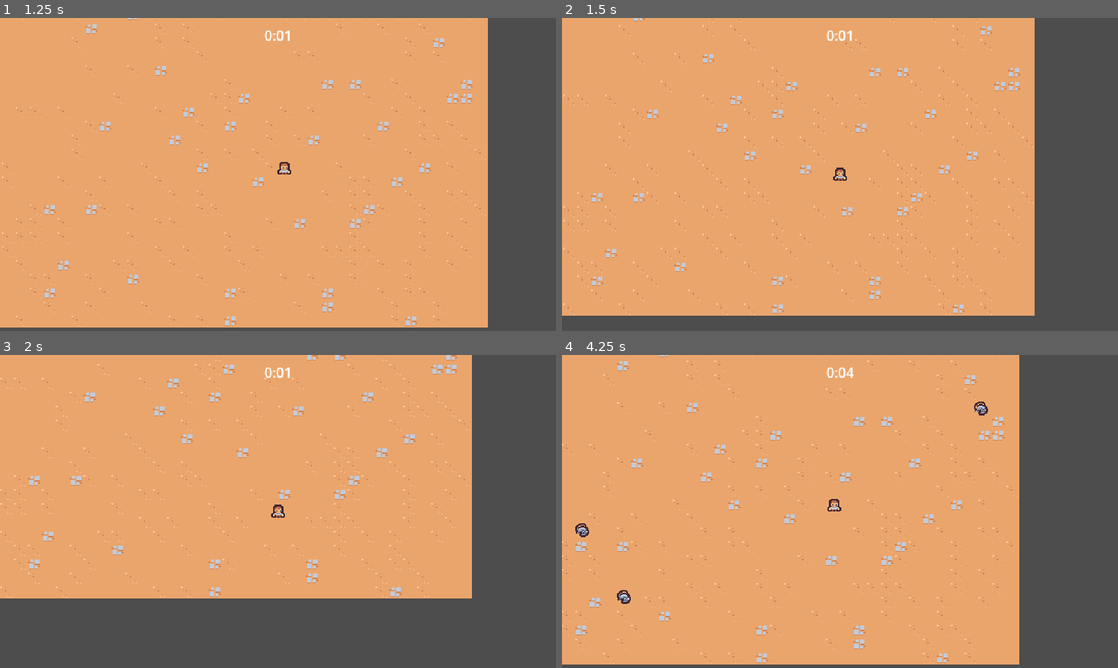
Above: before the commit, frames 1-4 (two rows, left to right).
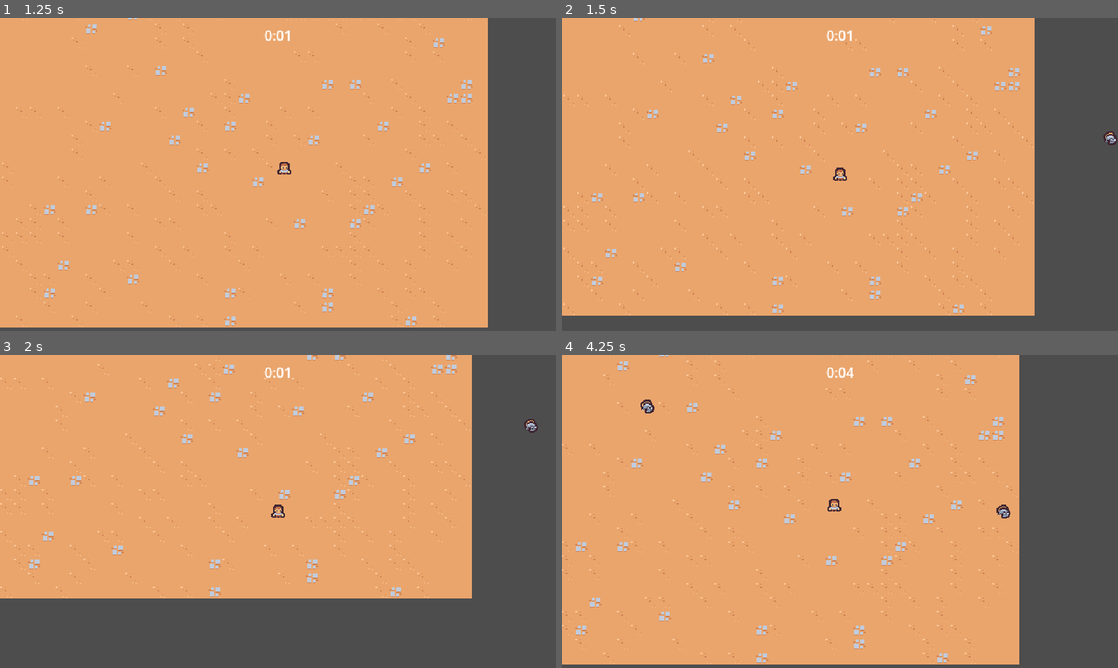
Above: after the commit, the same moments.

Repository: TinyTakinTeller/FirstGodotProject
Game: Godot game, scene res://scenes/main/main.tscn
Two runs of this game, one before a commit and one after it. Both use one fixed random seed, a clock stepped at 60 frames per second and the inputs below.
Inputs:
- Up to frame 1 (1.25 s): hold Right (move_right) from 0.53 s (still down)
- Up to frame 2 (1.5 s): release Right (move_right) at 1.28 s; hold Down (move_down) from 1.28 s (still down)
- Up to frame 3 (2 s): keep holding Down (move_down)
- Up to frame 4 (4.25 s): release Down (move_down) at 2.03 s; hold Right (move_right) 2.03-2.78 s; hold Up (move_up) 2.78-3.53 s; hold Left (move_left) from 3.53 s (still down)

Frame 1 is identical in both runs. In frame 2, less than 0.1% of the frame differs, in the area x 97-100%, y 36-41%; in frame 3, less than 0.1%; in frame 4, 0.4%, in the area x 2-81%, y 14-80%.

Commit message:
chapter 2.13 | hitbox and hurtbox component's

Diff:
--- a/global/autoload/game_events.gd
+++ b/global/autoload/game_events.gd
@@ -4,4 +4,4 @@
 
 
 func emit_experience_vial_collected(amount: float) -> void:
-	experience_vial_collected.emit(amount)
+	self.experience_vial_collected.emit(amount)
--- /dev/null
+++ b/scenes/ability/sword_ability/sword_ability.gd
@@ -0,0 +1,4 @@
+extends Node2D
+class_name SwordAbility
+
+@onready var hitbox_component: HitboxComponent = $HitboxComponent
--- a/scenes/ability/sword_ability/sword_ability.tscn
+++ b/scenes/ability/sword_ability/sword_ability.tscn
@@ -1,8 +1,10 @@
-[gd_scene load_steps=6 format=3 uid="uid://rd76pobs5q3e"]
+[gd_scene load_steps=8 format=3 uid="uid://rd76pobs5q3e"]
 
 [ext_resource type="Texture2D" uid="uid://dyg87i2ku8ptg" path="res://scenes/ability/sword_ability/tile_0104.png" id="1_06fxa"]
+[ext_resource type="PackedScene" uid="uid://bpb175pjeuy28" path="res://scenes/component/hitbox_component/hitbox_component.tscn" id="1_8a4jp"]
+[ext_resource type="Script" path="res://scenes/ability/sword_ability/sword_ability.gd" id="1_kmvkm"]
 
-[sub_resource type="RectangleShape2D" id="RectangleShape2D_47rp2"]
+[sub_resource type="RectangleShape2D" id="RectangleShape2D_vgf1j"]
 size = Vector2(30, 30)
 
 [sub_resource type="Animation" id="Animation_ldes7"]
@@ -35,7 +37,7 @@
 tracks/2/type = "value"
 tracks/2/imported = false
 tracks/2/enabled = true
-tracks/2/path = NodePath("Hitbox/CollisionShape2D:disabled")
+tracks/2/path = NodePath("HitboxComponent/CollisionShape2D:disabled")
 tracks/2/interp = 1
 tracks/2/loop_wrap = true
 tracks/2/keys = {
@@ -90,7 +92,7 @@
 tracks/3/type = "value"
 tracks/3/imported = false
 tracks/3/enabled = true
-tracks/3/path = NodePath("Hitbox/CollisionShape2D:disabled")
+tracks/3/path = NodePath("HitboxComponent/CollisionShape2D:disabled")
 tracks/3/interp = 1
 tracks/3/loop_wrap = true
 tracks/3/keys = {
@@ -107,14 +109,13 @@
 }
 
 [node name="SwordAbility" type="Node2D"]
+script = ExtResource("1_kmvkm")
 
-[node name="Hitbox" type="Area2D" parent="."]
-collision_layer = 4
-collision_mask = 0
+[node name="HitboxComponent" parent="." instance=ExtResource("1_8a4jp")]
 
-[node name="CollisionShape2D" type="CollisionShape2D" parent="Hitbox"]
+[node name="CollisionShape2D" type="CollisionShape2D" parent="HitboxComponent"]
 position = Vector2(15, -4)
-shape = SubResource("RectangleShape2D_47rp2")
+shape = SubResource("RectangleShape2D_vgf1j")
 disabled = true
 
 [node name="AnimationPlayer" type="AnimationPlayer" parent="."]
--- a/scenes/component/health_component/health_component.gd
+++ b/scenes/component/health_component/health_component.gd
@@ -24,5 +24,5 @@
 
 func _check_death() -> void:
 	if self.current_health == 0:
-		died.emit()
+		self.died.emit()
 		self.owner.queue_free()
--- /dev/null
+++ b/scenes/component/hitbox_component/hitbox_component.gd
@@ -0,0 +1,4 @@
+extends Area2D
+class_name HitboxComponent
+
+var damage: float = 0
--- /dev/null
+++ b/scenes/component/hitbox_component/hitbox_component.tscn
@@ -0,0 +1,8 @@
+[gd_scene load_steps=2 format=3 uid="uid://bpb175pjeuy28"]
+
+[ext_resource type="Script" path="res://scenes/component/hitbox_component/hitbox_component.gd" id="1_in2jq"]
+
+[node name="HitboxComponent" type="Area2D"]
+collision_layer = 4
+collision_mask = 0
+script = ExtResource("1_in2jq")
--- /dev/null
+++ b/scenes/component/hurtbox_component/hurtbox_component.gd
@@ -0,0 +1,23 @@
+extends Area2D
+class_name HurtboxComponent
+
+signal hurt(damage: float, health_percent_left: float)
+
+@export var health_component: HealthComponent
+
+
+# Called when the node enters the scene tree for the first time.
+func _ready():
+	self.area_entered.connect(on_area_entered)
+
+
+func on_area_entered(area: Area2D) -> void:
+	if self.health_component == null:
+		return
+
+	if not area is HitboxComponent:
+		return
+
+	var hitbox_component : HitboxComponent = area as HitboxComponent
+	self.health_component.damage(hitbox_component.damage)
+	self.hurt.emit(hitbox_component.damage, self.health_component.health_percent())
--- /dev/null
+++ b/scenes/component/hurtbox_component/hurtbox_component.tscn
@@ -0,0 +1,8 @@
+[gd_scene load_steps=2 format=3 uid="uid://dp8chvm4dwqrw"]
+
+[ext_resource type="Script" path="res://scenes/component/hurtbox_component/hurtbox_component.gd" id="1_yui5u"]
+
+[node name="HurtboxComponent" type="Area2D"]
+collision_layer = 0
+collision_mask = 4
+script = ExtResource("1_yui5u")
--- a/scenes/controller/sword_ability_controller/sword_ability_controller.gd
+++ b/scenes/controller/sword_ability_controller/sword_ability_controller.gd
@@ -3,6 +3,7 @@
 @export var sword_ability: PackedScene
 @export var ability_range: float
 @export var spawn_radius: float
+var damage: float = 1
 
 
 # Called when the node enters the scene tree for the first time.
@@ -22,7 +23,13 @@
 	if target == null:
 		return
 
-	SpawnerUtility.spawn_rotated_instance(self.sword_ability, target, self.spawn_radius)
+	spawn_sword_instance(target)
+
+
+func spawn_sword_instance(target: Node2D) -> void:
+	var instance: SwordAbility = SpawnerUtility.spawn_instance(self.sword_ability, target, self.spawn_radius) as SwordAbility
+	instance.rotation = (target.global_position - instance.global_position).angle()
+	instance.hitbox_component.damage = self.damage
 
 
 func get_closest_enemy_in_radius(target: Node2D, radius: float) -> Node2D:
--- a/scenes/controller/sword_ability_controller/sword_ability_controller.tscn
+++ b/scenes/controller/sword_ability_controller/sword_ability_controller.tscn
@@ -1,11 +1,9 @@
-[gd_scene load_steps=3 format=3 uid="uid://dllayro17g0qh"]
+[gd_scene load_steps=2 format=3 uid="uid://dllayro17g0qh"]
 
 [ext_resource type="Script" path="res://scenes/controller/sword_ability_controller/sword_ability_controller.gd" id="1_56dxx"]
-[ext_resource type="PackedScene" uid="uid://rd76pobs5q3e" path="res://scenes/ability/sword_ability/sword_ability.tscn" id="2_k65j0"]
 
 [node name="SwordAbilityController" type="Node"]
 script = ExtResource("1_56dxx")
-sword_ability = ExtResource("2_k65j0")
 ability_range = 150.0
 spawn_radius = 4.0
 
--- a/scenes/enviroment/basic_enemy/basic_enemy.gd
+++ b/scenes/enviroment/basic_enemy/basic_enemy.gd
@@ -2,12 +2,12 @@
 
 const MAX_SPEED: float = 40
 
-@onready var health_component: HealthComponent = $HealthComponent
+@onready var sprite: Sprite2D = $Sprite2D
 
 
 # Called when the node enters the scene tree for the first time.
 func _ready():
-	$Hitbox.area_entered.connect(on_entered)
+	$HurtboxComponent.hurt.connect(on_hurt)
 
 
 # Called every frame. 'delta' is the elapsed time since the previous frame.
@@ -23,7 +23,5 @@
 	return Vector2.ZERO
 
 
-func on_entered(_hitbox: Area2D) -> void:
-	var color_factor: float = self.health_component.health_percent() - 1 / self.health_component.max_health
-	$Sprite2D.modulate = Color(1, color_factor, color_factor)
-	self.health_component.damage(1)
+func on_hurt(_damage: float, health_percent_left: float) -> void:
+	sprite.modulate = Color(1, health_percent_left, health_percent_left)
--- a/scenes/enviroment/basic_enemy/basic_enemy.tscn
+++ b/scenes/enviroment/basic_enemy/basic_enemy.tscn
@@ -1,11 +1,12 @@
-[gd_scene load_steps=7 format=3 uid="uid://5nvw1i856kr3"]
+[gd_scene load_steps=8 format=3 uid="uid://5nvw1i856kr3"]
 
 [ext_resource type="Texture2D" uid="uid://doylycsw0cefh" path="res://scenes/enviroment/basic_enemy/basic_enemy.png" id="1_ck157"]
 [ext_resource type="Script" path="res://scenes/enviroment/basic_enemy/basic_enemy.gd" id="1_evfld"]
 [ext_resource type="PackedScene" uid="uid://b15gytvjddaib" path="res://scenes/component/health_component/health_component.tscn" id="3_ga6is"]
 [ext_resource type="PackedScene" uid="uid://dt81wfrlba8nc" path="res://scenes/component/vial_drop_component/vial_drop_component.tscn" id="3_gjr7d"]
+[ext_resource type="PackedScene" uid="uid://dp8chvm4dwqrw" path="res://scenes/component/hurtbox_component/hurtbox_component.tscn" id="4_twg2r"]
 
-[sub_resource type="CircleShape2D" id="CircleShape2D_d3dnf"]
+[sub_resource type="CircleShape2D" id="CircleShape2D_c556f"]
 radius = 12.0
 
 [sub_resource type="CircleShape2D" id="CircleShape2D_lmybg"]
@@ -22,12 +23,11 @@
 [node name="VialDropComponent" parent="." node_paths=PackedStringArray("health_component") instance=ExtResource("3_gjr7d")]
 health_component = NodePath("../HealthComponent")
 
-[node name="Hitbox" type="Area2D" parent="."]
-collision_layer = 0
-collision_mask = 4
+[node name="HurtboxComponent" parent="." node_paths=PackedStringArray("health_component") instance=ExtResource("4_twg2r")]
+health_component = NodePath("../HealthComponent")
 
-[node name="CollisionShape2D" type="CollisionShape2D" parent="Hitbox"]
-shape = SubResource("CircleShape2D_d3dnf")
+[node name="CollisionShape2D" type="CollisionShape2D" parent="HurtboxComponent"]
+shape = SubResource("CircleShape2D_c556f")
 
 [node name="Sprite2D" type="Sprite2D" parent="."]
 texture = ExtResource("1_ck157")
--- a/scenes/enviroment/player/player.tscn
+++ b/scenes/enviroment/player/player.tscn
@@ -1,8 +1,9 @@
-[gd_scene load_steps=6 format=3 uid="uid://7u5tog6k4j5t"]
+[gd_scene load_steps=7 format=3 uid="uid://7u5tog6k4j5t"]
 
 [ext_resource type="Script" path="res://scenes/enviroment/player/player.gd" id="1_hohw5"]
 [ext_resource type="Texture2D" uid="uid://j3cegi3cduwa" path="res://scenes/enviroment/player/player.png" id="1_ug2em"]
 [ext_resource type="PackedScene" uid="uid://dllayro17g0qh" path="res://scenes/controller/sword_ability_controller/sword_ability_controller.tscn" id="2_30pv4"]
+[ext_resource type="PackedScene" uid="uid://rd76pobs5q3e" path="res://scenes/ability/sword_ability/sword_ability.tscn" id="3_lkvm1"]
 
 [sub_resource type="CircleShape2D" id="CircleShape2D_uc6jv"]
 radius = 32.0
@@ -18,6 +19,7 @@
 [node name="AbilityManager" type="Node" parent="."]
 
 [node name="SwordAbilityController" parent="AbilityManager" instance=ExtResource("2_30pv4")]
+sword_ability = ExtResource("3_lkvm1")
 
 [node name="Hitbox" type="Area2D" parent="."]
 collision_layer = 16
--- a/utils/SpawnerUtility.gd
+++ b/utils/SpawnerUtility.gd
@@ -2,20 +2,14 @@
 
 
 ## 'scene' instance is spawned at random point that is 'distance' away from 'target'
-static func spawn_instance(scene: PackedScene, target: Node2D, distance: float) -> void:
-	var instance: Node2D = _add_instance(scene, target, distance)
+static func spawn_instance(scene: PackedScene, target: Node2D, distance: float) -> Node2D:
+	var instance: Node2D = _get_instance(scene, target, distance)
 	target.get_parent().add_child(instance)
+	return instance
 
 
-## 'scene' instance is spawned at random point that is 'distance' away from 'target'
-## 'scene' instance is pointing towards 'target'
-static func spawn_rotated_instance(scene: PackedScene, target: Node2D, distance: float) -> void:
-	var instance: Node2D = _add_instance(scene, target, distance)
-	instance.rotation = (target.global_position - instance.global_position).angle()
-	target.get_parent().add_child(instance)
-
-
-static func _add_instance(scene: PackedScene, target: Node2D, distance: float) -> Node2D:
+## 'scene' instance global_position is set at random point that is 'distance' away from 'target'
+static func _get_instance(scene: PackedScene, target: Node2D, distance: float) -> Node2D:
 	var random_direction: Vector2 = Vector2.RIGHT.rotated(randf_range(0, TAU))
 	var spawn_position: Vector2 = target.global_position + (distance * random_direction)
 
